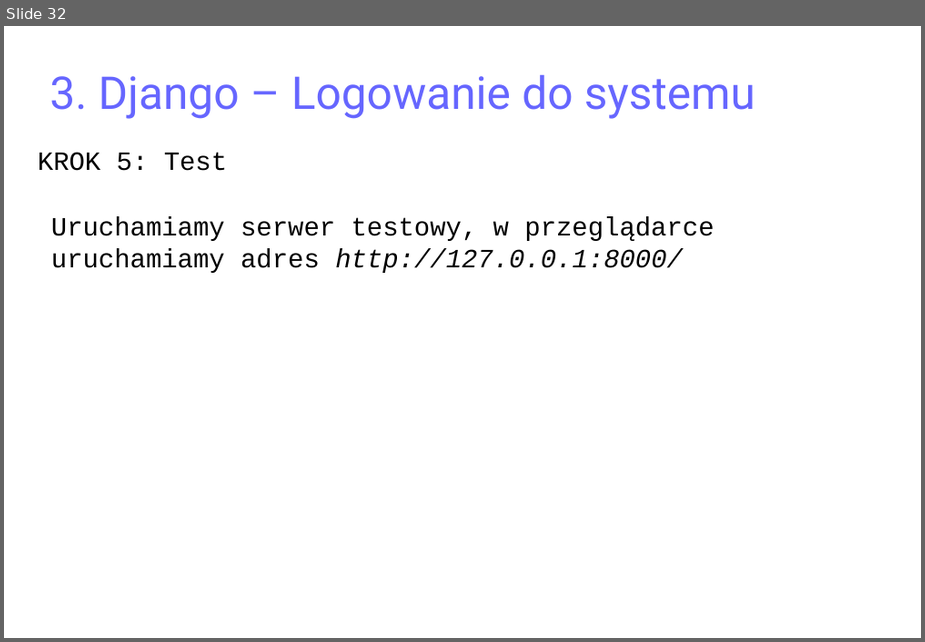
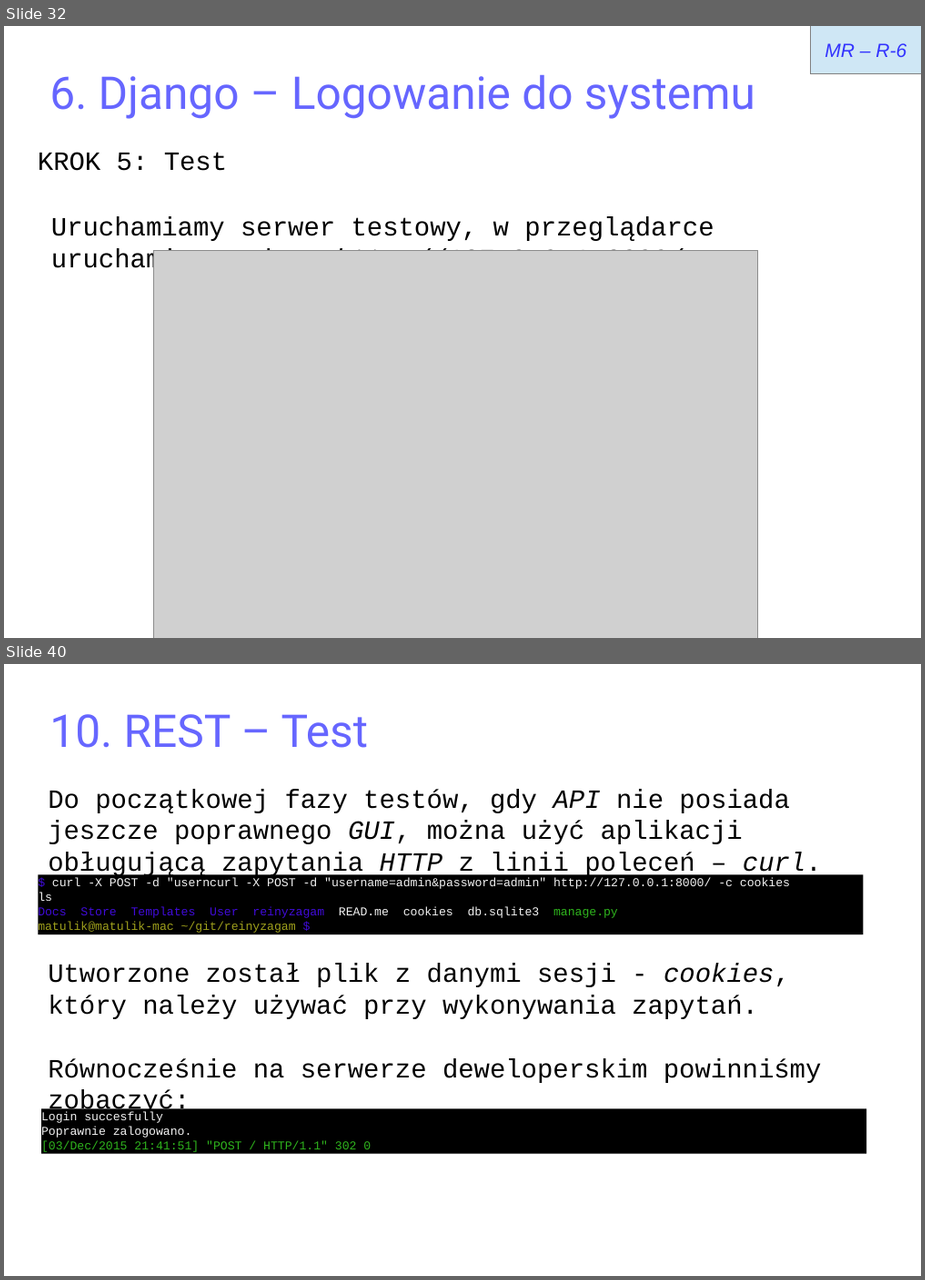
Before and after one commit to matulik/reinyzagam, a slide deck: Docs/presentation.odp. Shown one above the other, each under a label of ours: slide 32 before the commit, slides 32 and 40 after it; the slides between them are not shown. The pictures are 925x642 and 925x1280 pixels, drawn with LibreOffice and Linux fonts; fonts in the diff are those of the drawing; grey boxes stand for pictures. Boxes give left, top, right and bottom in pixels: in the first picture for what was removed or moved away, otherwise in the second. Text is boxed around its words. In the diff, an @@ line names an element or a change of style, - is before the commit and + after.

```diff
--- a/Docs/presentation.odp
+++ b/Docs/presentation.odp
@@ slide 40 added at (x1=4, y1=664, x2=921, y2=1276), background #FFFFFF @@
@@ title added at (x1=50, y1=714, x2=368, y2=748), 37.7 pt, text #6666FF @@
+10. REST – Test
@@ text added at (x1=48, y1=789, x2=822, y2=879), 22 pt, text #000000 @@
+Do początkowej fazy testów, gdy API nie posiada jeszcze poprawnego GUI, można użyć aplikacji obługującą zapytania HTTP z linii poleceń – curl.
@@ rectangle added at (x1=38, y1=874, x2=863, y2=934), fill #000000, 10 pt, text #F2F2F2 @@
+$ curl -X POST -d "userncurl -X POST -d "username=admin&password=admin" http://127.0.0.1:8000/ -c cookies
+ls
+Docs Store Templates User reinyzagam READ.me cookies db.sqlite3 manage.py
+matulik@matulik-mac ~/git/reinyzagam $
@@ text added at (x1=48, y1=963, x2=822, y2=1083), 22 pt, text #000000 @@
+Utworzone został plik z danymi sesji - cookies, który należy używać przy wykonywania zapytań.
+Równocześnie na serwerze deweloperskim powinniśmy zobaczyć:
@@ rectangle added at (x1=41, y1=1108, x2=867, y2=1154), fill #000000, 10 pt, text #2FB41D @@
+Login succesfully
+Poprawnie zalogowano.
+[03/Dec/2015 21:41:51] "POST / HTTP/1.1" 302 0
@@ slide 32 changed as well @@
@@ rectangle added at (x1=811, y1=26, x2=921, y2=73), fill #CFE7F5, outline #808080 0 pt, 16 pt, text #3333FF, italic @@
+MR – R-6
@@ title at (x1=50, y1=75, x2=756, y2=119): text changed @@
-3. Django – Logowanie do systemu
+6. Django – Logowanie do systemu
@@ picture added at (x1=153, y1=251, x2=758, y2=638) @@
```
Also in this commit, not shown: 15 other slides changed, 10 other slides added, 8 other files.
